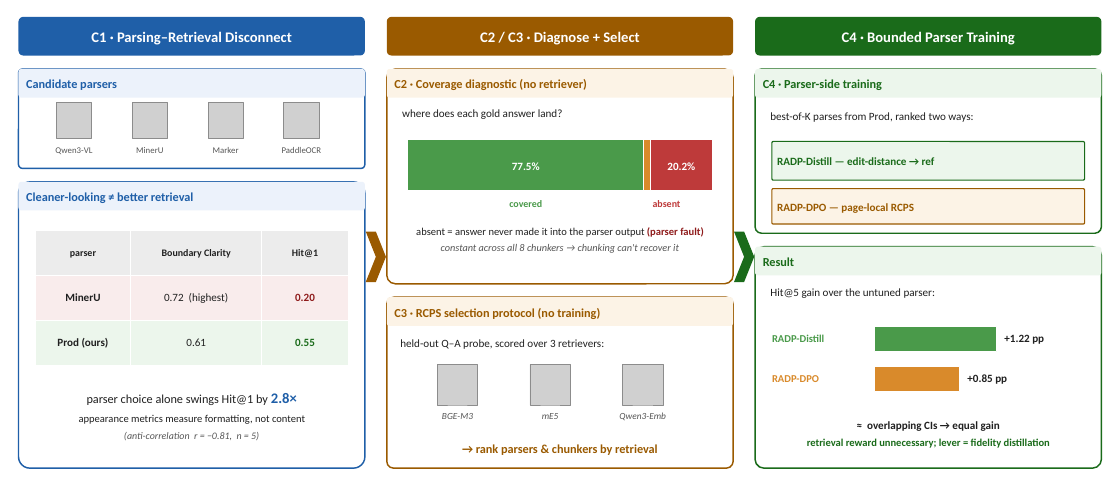
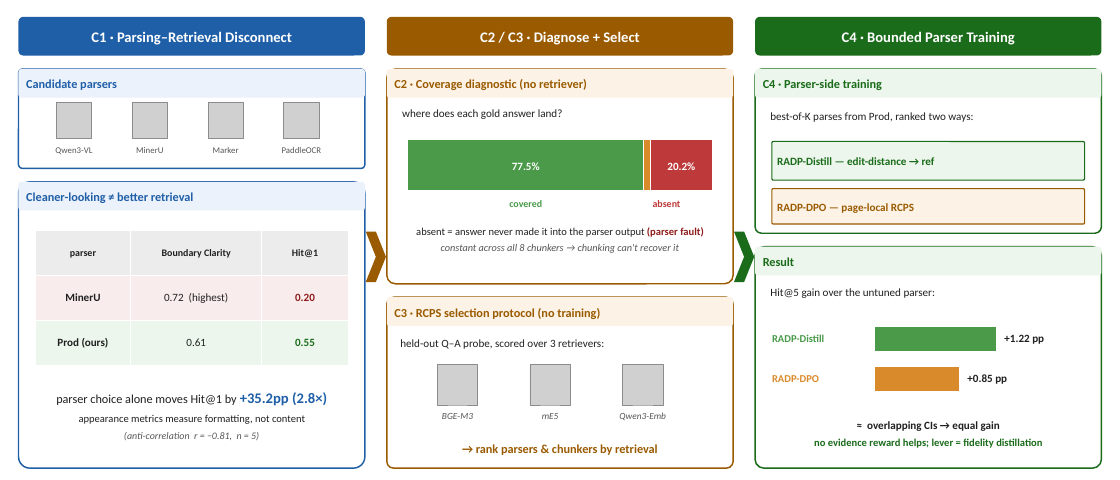
Before and after one commit to wigtn/WigtnOCR-RADP, a slide deck: slide 1 of paper/figures/fig_overview.pptx. Drawn at 1120x480 pixels with LibreOffice and Linux fonts; fonts in the diff are those of the drawing; grey boxes stand for pictures. Boxes give left, top, right and bottom in pixels: in the first picture for what was removed or moved away, otherwise in the second. Text is boxed around its words. In the diff, an @@ line names an element or a change of style, - is before the commit and + after.

```diff
--- a/paper/figures/fig_overview.pptx
+++ b/paper/figures/fig_overview.pptx
@@ text at bbox=[56, 392, 327, 406]: text changed @@
-parser choice alone swings Hit@1 by 2.8×
+parser choice alone moves Hit@1 by +35.2pp (2.8×)
@@ text at bbox=[814, 438, 1042, 448]: text changed @@
-retrieval reward unnecessary; lever = fidelity distillation
+no evidence reward helps; lever = fidelity distillation
```
Also in this commit, not shown: 6 other files.
